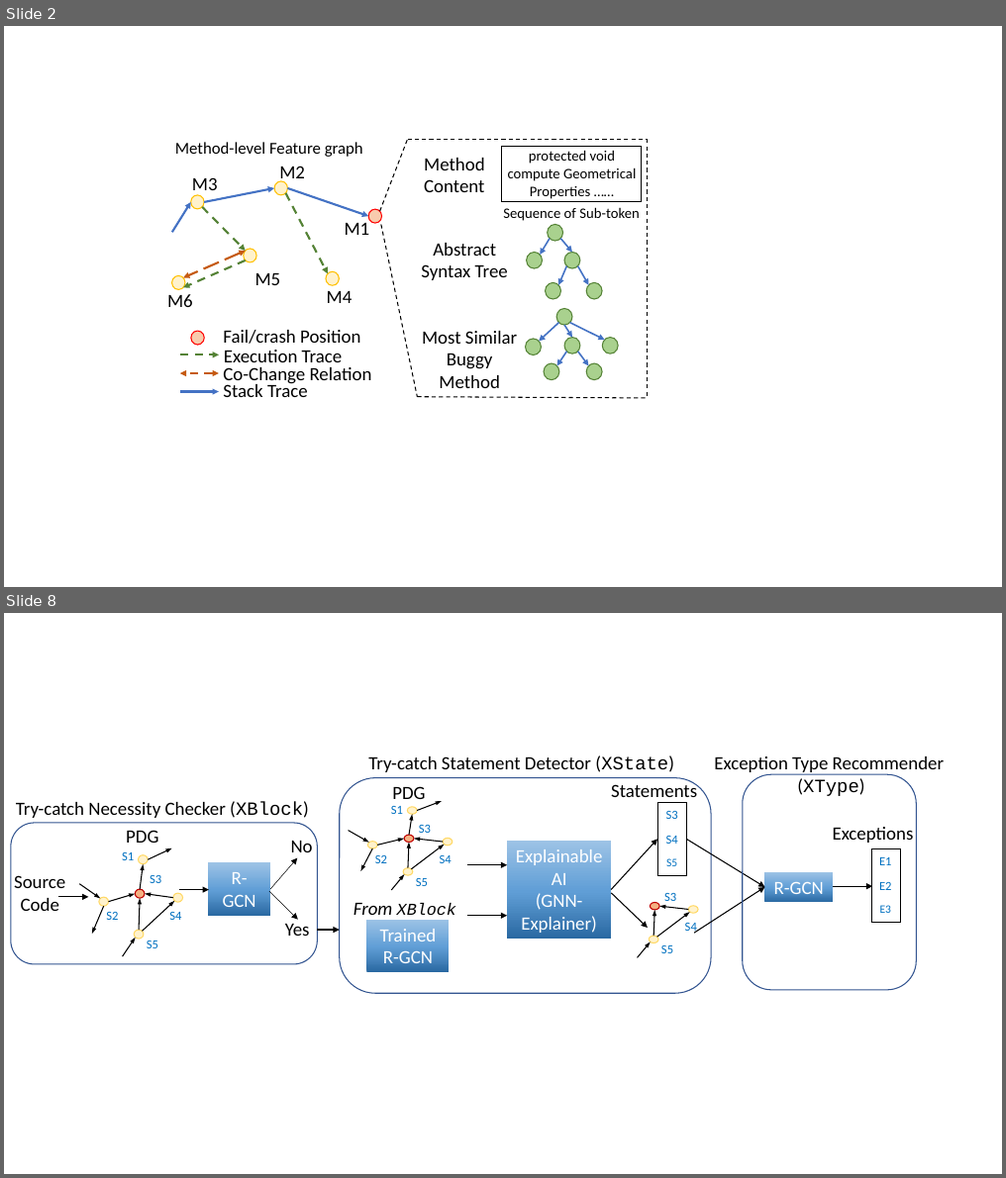
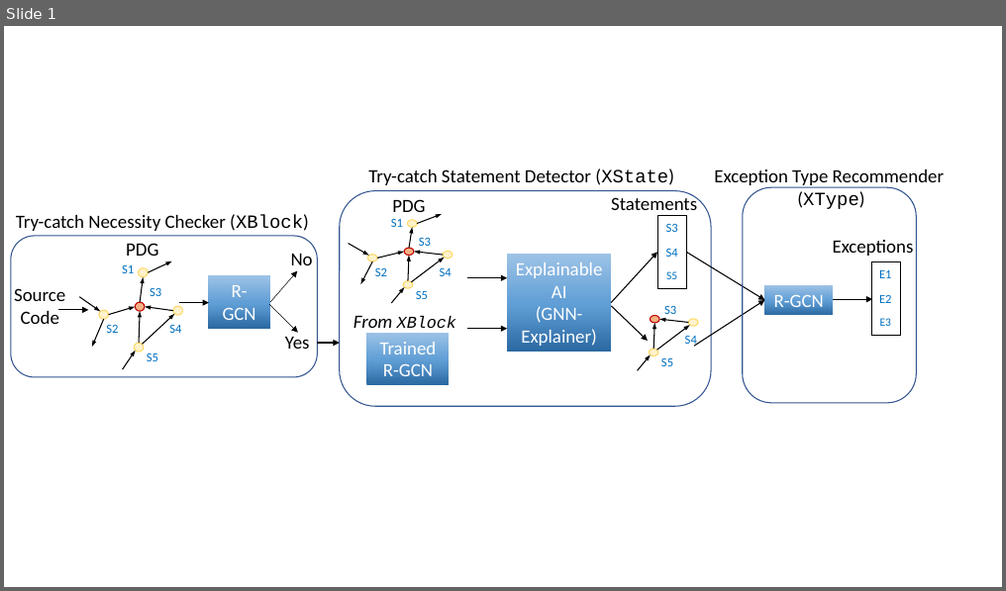
Before and after one commit to tien-n-nguyen/exception, a slide deck: figures.pptx. Shown one above the other, each under a label of ours: slides 2 and 8 before the commit, slide 1 after it; the slides between them are not shown. The pictures are 1006x1178 and 1006x591 pixels, drawn with LibreOffice and Linux fonts; fonts in the diff are those of the drawing. Boxes give left, top, right and bottom in pixels: in the first picture for what was removed or moved away, otherwise in the second. Text is boxed around its words. In the diff, an @@ line names an element or a change of style, - is before the commit and + after.

```diff
--- a/figures.pptx
+++ b/figures.pptx
@@ slide 2 removed at (x1=4, y1=26, x2=1002, y2=587), background #FFFFFF @@
@@ text removed at (x1=175, y1=142, x2=363, y2=157) @@
-Method-level Feature graph
@@ line removed from (380, 212) to (408, 139) @@
@@ line removed from (408, 139) to (648, 139) @@
@@ line removed from (648, 139) to (648, 399) @@
@@ text removed at (x1=279, y1=166, x2=305, y2=183) @@
-M2
@@ text removed at (x1=424, y1=158, x2=485, y2=192) @@
-Method Content
@@ rectangle removed at (x1=502, y1=147, x2=642, y2=202) @@
@@ text removed at (x1=508, y1=150, x2=636, y2=199) @@
-protected void compute Geometrical Properties ……
@@ arrow removed from (172, 232) to (191, 202) @@
@@ text removed at (x1=192, y1=177, x2=218, y2=196) @@
-M3
@@ arrow removed from (204, 202) to (274, 188) @@
@@ arrow removed from (285, 193) to (328, 274) @@
@@ arrow removed from (288, 188) to (368, 216) @@
@@ arrow removed from (202, 207) to (245, 251) @@
@@ text removed at (x1=345, y1=220, x2=370, y2=235) @@
-M1
@@ line removed from (381, 224) to (417, 397) @@
@@ text removed at (x1=503, y1=207, x2=640, y2=221) @@
-Sequence of Sub-token
@@ arrow removed from (245, 261) to (183, 288) @@
@@ double arrow removed from (245, 251) to (183, 278) @@
@@ text removed at (x1=421, y1=243, x2=508, y2=280) @@
-Abstract Syntax Tree
@@ group removed at (x1=171, y1=181, x2=382, y2=290): 6 ellipses @@
@@ text removed at (x1=255, y1=274, x2=281, y2=285) @@
-M5
@@ text removed at (x1=327, y1=291, x2=352, y2=303) @@
-M4
@@ group removed at (x1=527, y1=224, x2=602, y2=299): 5 ellipses, 4 arrows @@
@@ text removed at (x1=167, y1=294, x2=193, y2=307) @@
-M6
@@ group removed at (x1=180, y1=330, x2=372, y2=397): 4 texts, 2 arrows, 1 double arrow, 1 ellipse @@
-Execution Trace
-Co-Change Relation
-Stack Trace
-Fail/crash Position
@@ text removed at (x1=422, y1=331, x2=517, y2=388) @@
-Most Similar Buggy Method
@@ group removed at (x1=526, y1=309, x2=618, y2=380): 6 ellipses, 5 arrows @@
@@ line removed from (417, 397) to (648, 398) @@
@@ what was slide 8 is now slide 1 @@
```
Also in this commit, not shown: 1 slide added, 6 other slides removed, 6 other files.
